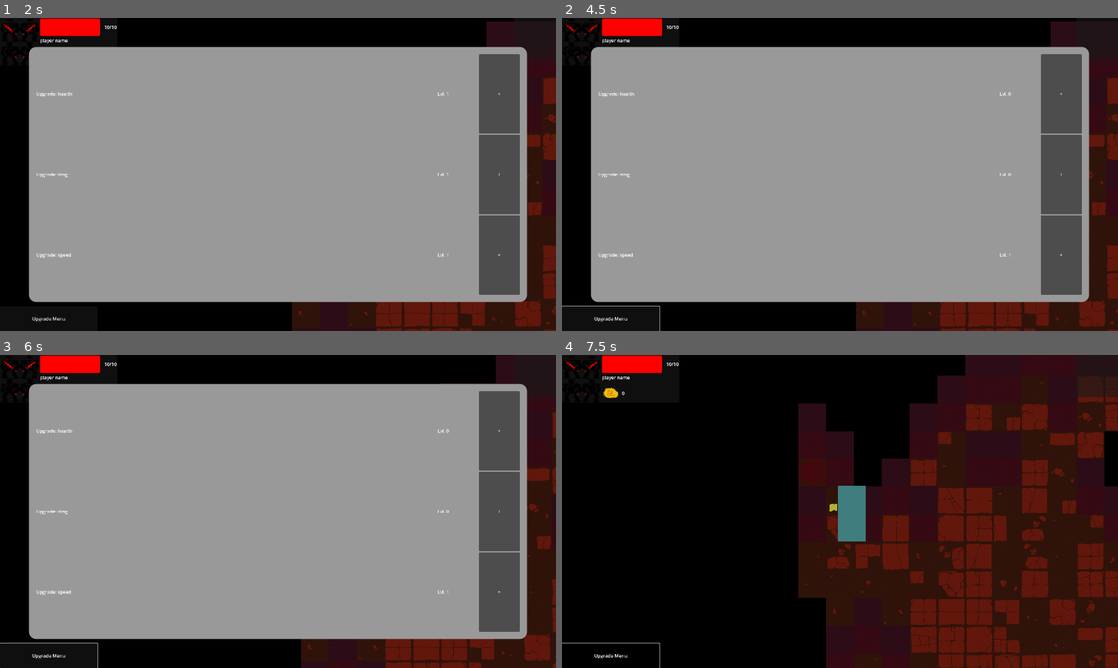
Above: before the commit, frames 1-4 (two rows, left to right).
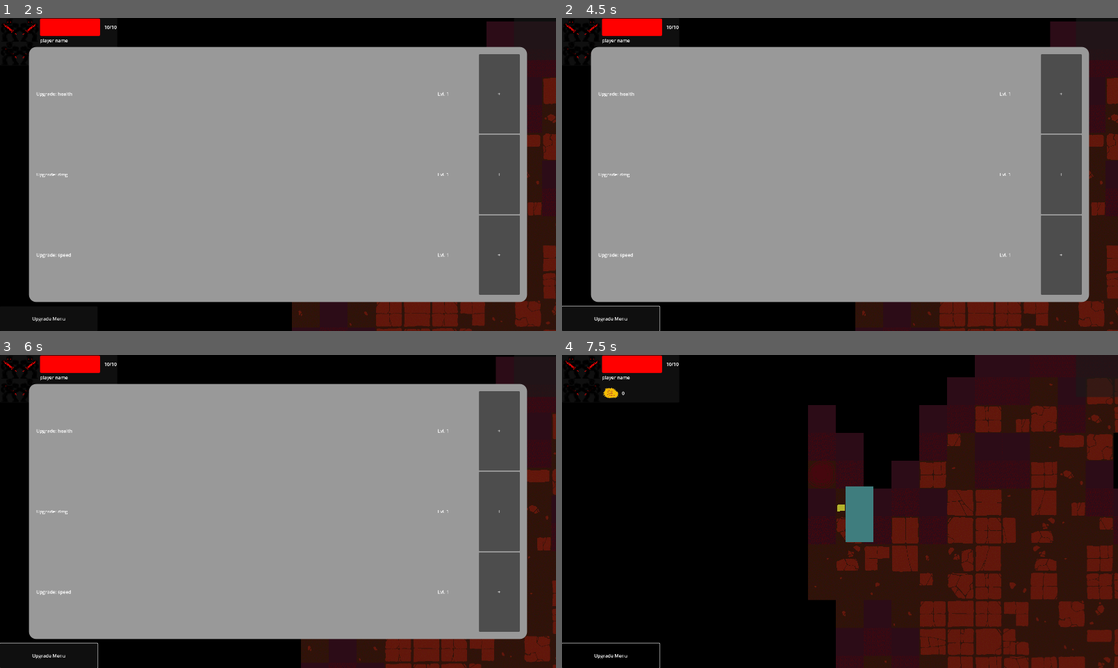
Above: after the commit, the same moments.

Repository: jible/capstone
Game: Godot game, scene res://scenes/testScenes/main_menu.tscn
The game is run twice, just before and just after one commit, with the same random seed, the same clock (stepped at 60 frames per second) and the same inputs. The engine's default icon, where the game draws it, is replaced by a stand-in: a white triangle on a blue panel in a dark square.
Inputs (mouse positions are in pixels of both pictures, inside the frame that each line leads up to):
- Up to frame 1 (2 s): click "Play" at 0.5 s; move the mouse to (250, 237) at 1.27 s; hold Tab (OpenUpgrades) from 1.28 s (still down); hold Space (attack) from 1.28 s (still down)
- Up to frame 2 (4.5 s): release Tab (OpenUpgrades) at 2 s; release Space (attack) at 2 s; click "+" at 2 s; click "Upgrade Menu" at 2.75 s; move the mouse to (1006, 221) at 3.52 s; hold Tab (OpenUpgrades) 3.53-4.28 s; move the mouse to (673, 127) at 4.27 s; hold Left (left) from 4.28 s (still down)
- Up to frame 3 (6 s): move the mouse to (305, 511) at 5.02 s; move the mouse to (194, 433) at 5.77 s; release Left (left) at 5.78 s; hold Down (down) from 5.78 s (still down)
- Up to frame 4 (7.5 s): move the mouse to (962, 495) at 6.52 s; release Down (down) at 6.53 s; hold Right (right) 6.53-7.28 s; move the mouse to (728, 527) at 7.27 s; hold Tab (OpenUpgrades) from 7.28 s (still down); hold Space (attack) from 7.28 s (still down)

Frame 1 is identical in both runs. In frame 2, 0.2% of the frame differs, in the area x 52-100%, y 1-100%; in frame 3, 0.5%; in frame 4, 14%, in the area x 42-100%, y 0-100%.

Commit message:
bugfix: enemy upgrading with player
all stats upgrade in player.gd now
added getter/setters to shared scripts

Diff:
--- a/scripts/characters/health_manager.gd
+++ b/scripts/characters/health_manager.gd
@@ -15,5 +15,6 @@
 	sm.change_state("Hurt")
 	SignalBus.player_health_updated.emit()
 
-func increase_starting_health(increase):
+func increase_max_health(increase):
 	max_health = starting_health + increase
+	health = min(max_health, health + UpgradeManager.get_stat_growth(UpgradeManager.HEALTH))
--- a/scripts/characters/hitbox.gd
+++ b/scripts/characters/hitbox.gd
@@ -11,9 +11,6 @@
 
 var overlapping_areas = []
 var successful_hit = []
-
-func _ready():
-	SignalBus.player_stats_updated.connect(set_upgrade_damage)
 
 func turn_on():
 	collisionshape.debug_color = Color (179, 57, 81, .5)
@@ -42,8 +39,8 @@
 func set_damage(value: int):
 	damage = value
 
-func set_upgrade_damage():
-	damage+= UpgradeManager.get_stat("dmg")
+func increase_damage(value: int):
+	damage += value
 
 func get_damage():
 	return damage
--- a/scripts/characters/mobility_manager.gd
+++ b/scripts/characters/mobility_manager.gd
@@ -8,9 +8,8 @@
 @export var acceleration = 100
 var default_drag = .9
 var input_direction = Vector2.ZERO
-
-func ready():
-	pass
+var max_speed_mult: float = 0
+var max_accel_mult: float = 0
 
 func _physics_process(delta):
 	call_deferred("update_velocity")
@@ -21,19 +20,23 @@
 func update_velocity():
 	var current_state = state_machine.current_state_node
 
-	# TODO
-	# Set up player speed equation
-	var true_max_speed = max_speed * (current_state.movement_details.get("max_speed_mult", 1) + UpgradeManager.get_stat("speed"))
-	var true_acceleration = acceleration * (current_state.movement_details.get("acceleration_mult", 1) + UpgradeManager.get_stat("speed"))
+	var true_max_speed = max_speed * (current_state.movement_details.get("max_speed_mult", 1) + max_speed_mult)
+	var true_acceleration = acceleration * (current_state.movement_details.get("acceleration_mult", 1) + max_accel_mult)
 
 	var drag = current_state.movement_details.get("drag", default_drag)
 
 	var movement_details = current_state.movement_details
 	if movement_details.get("moveable", true):
-		set_velocity(character.velocity + (input_direction * (acceleration + UpgradeManager.get_stat("speed"))))
+		set_velocity(character.velocity + (input_direction * (acceleration + max_accel_mult)))
 	if movement_details.get("use_drag", true):
 		character.velocity *= drag
 	if movement_details.get("limit_velocity", true):
 		character.velocity = character.velocity.limit_length(true_max_speed)
 	if character.velocity.length() < 5:
 		character.velocity = Vector2.ZERO
+
+func increase_max_speed_mult(mult: float):
+	max_speed_mult += mult
+
+func increase_max_accel_mult(mult: float):
+	max_accel_mult += mult
--- a/scripts/characters/player/player.gd
+++ b/scripts/characters/player/player.gd
@@ -25,6 +25,7 @@
 	SignalBus.player_stats_updated.connect(update_stats)
 
 func update_stats():
-	health_manager.increase_starting_health(UpgradeManager.get_stat("health"))
-	#Speed auto updates from upgrade manager global data
-	#Damage updates in res://scripts/characters/hitbox.gd
+	health_manager.increase_max_health(UpgradeManager.get_stat(UpgradeManager.HEALTH))
+	mobility_manager.increase_max_speed_mult(UpgradeManager.get_stat(UpgradeManager.SPEED))
+	mobility_manager.increase_max_accel_mult(UpgradeManager.get_stat(UpgradeManager.SPEED))
+	hitbox.increase_damage(UpgradeManager.get_stat(UpgradeManager.DMG))
--- a/scripts/globals/upgrade_manager.gd
+++ b/scripts/globals/upgrade_manager.gd
@@ -1,6 +1,9 @@
 extends Node
 
 # upgradable stats
+const HEALTH: String = "health"
+const DMG: String = "dmg"
+const SPEED: String = "speed"
 # hp and dmg are flat increases, starting at 0
 # speed is a mult increase, should start at 1
 # TODO
@@ -45,6 +48,9 @@
 func get_stat_lvl(stat: String):
 	return stat_lvl[stat]
 
+func get_stat_growth(stat: String):
+	return upgrade_growth[stat]
+
 #TODO convert to use array indices from csv
 func get_upgrade_cost(stat: String):
 	if get_stat_lvl(stat) == 0:
@@ -56,20 +62,15 @@
 	Inventory.items[Globals.currency_key] -= get_upgrade_cost(stat)
 	SignalBus.currency_changed.emit()
 
-# Upgrades:
-# health in res://scripts/characters/player/player.gd
-# dmg in res://scripts/characters/hitbox.gd
-# speed in res://scripts/characters/mobility_manager.gd
-# all linked to player_stats_updated signal
 func _on_stat_upgraded(stat_name: String):
 	if check_can_upgrade(stat_name):
-		SignalBus.upgrade_success.emit()
 		remove_currency(stat_name)
 		upgrade_stat(stat_name)
+		SignalBus.upgrade_success.emit()
+		SignalBus.player_stats_updated.emit()
 	else:
 		SignalBus.upgrade_fail.emit()
-	#notify player to update self
-	SignalBus.player_stats_updated.emit()
+
 
 func _on_player_died():
 	Globals.change_scene(death_scene)
Not shown: 1 places in scenes/prefabs/player/player.tscn that only renumber resources
